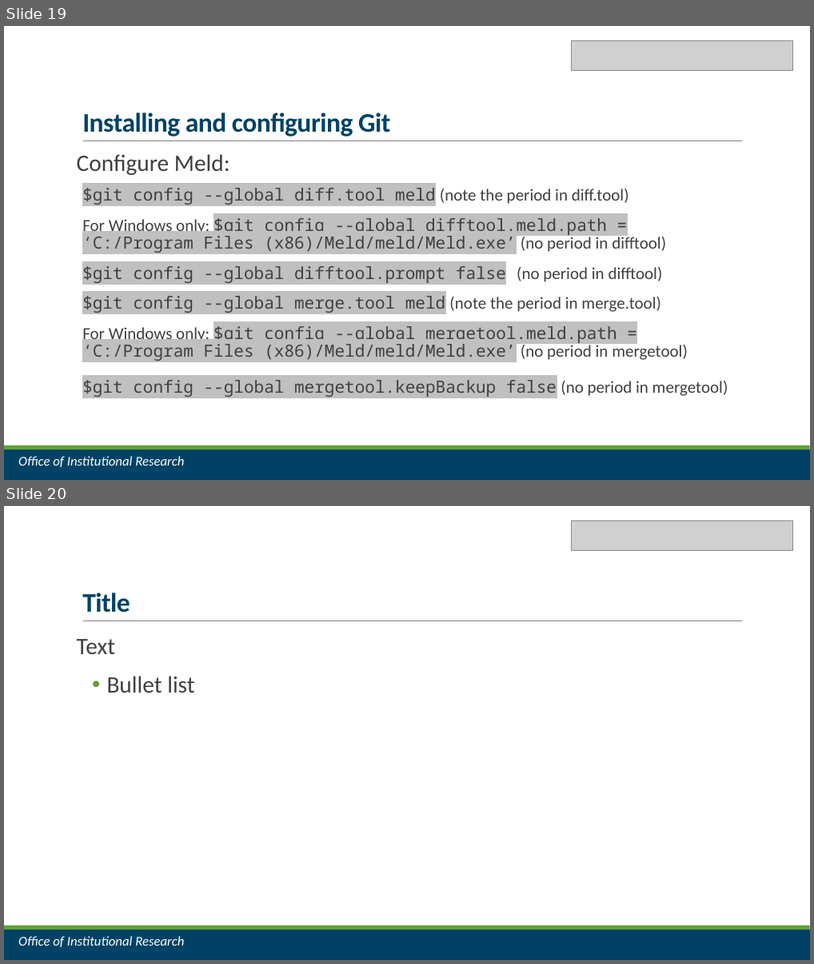
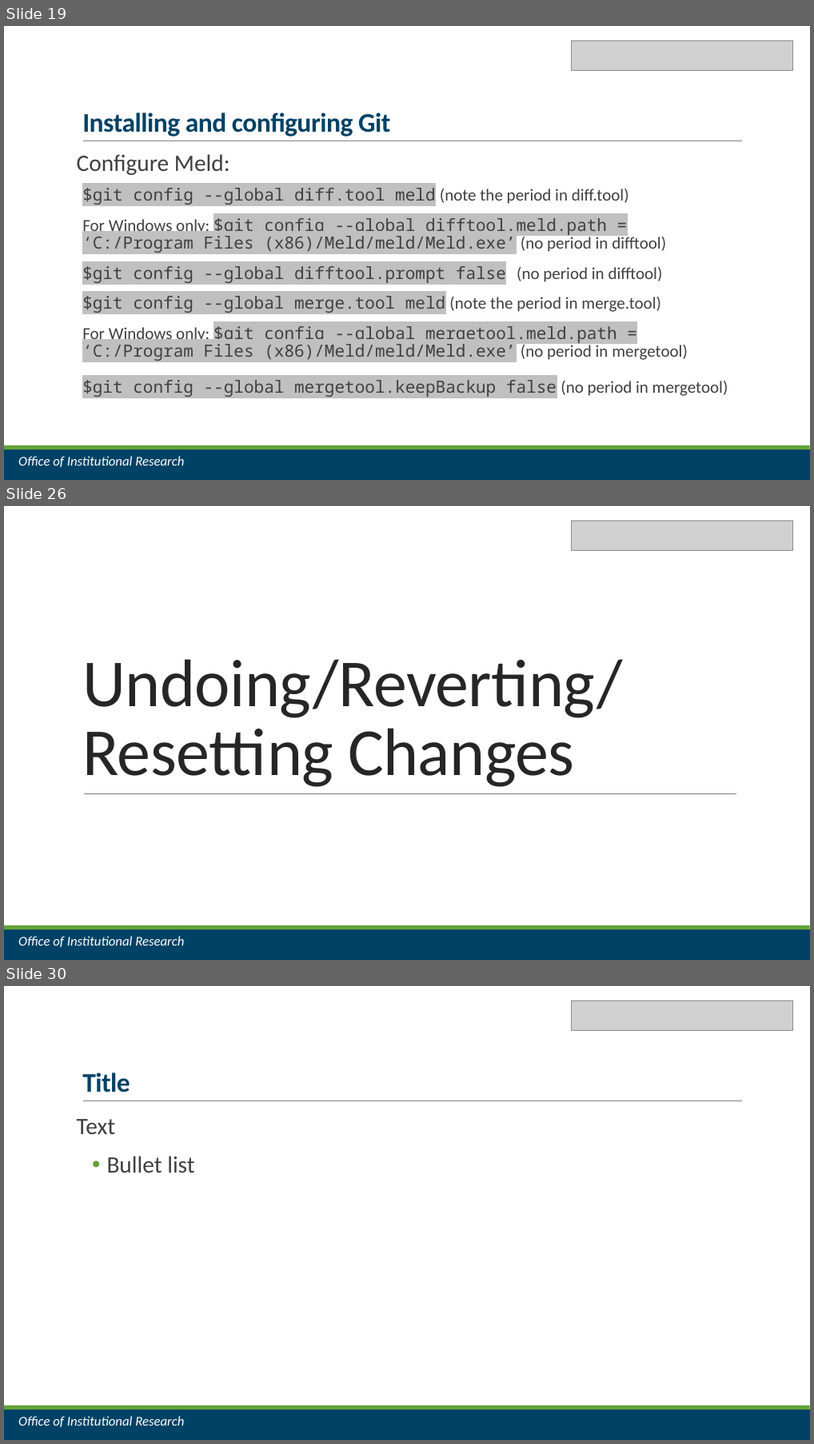
Before and after one commit to jrf1111/Do-You-Git-It-Now, a slide deck: Do You Git It Now.pptx. Shown one above the other, each under a label of ours: slides 19 and 20 before the commit, slides 19, 26 and 30 after it; the slides between them are not shown. The pictures are 814x964 and 814x1444 pixels, drawn with LibreOffice and Linux fonts; fonts in the diff are those of the drawing; grey boxes stand for pictures. Boxes give left, top, right and bottom in pixels: in the first picture for what was removed or moved away, otherwise in the second. Text is boxed around its words. In the diff, an @@ line names an element or a change of style, - is before the commit and + after.

```diff
--- a/Do You Git It Now.pptx
+++ b/Do You Git It Now.pptx
@@ slide 26 added at <box>4,506,810,960</box>, background #FFFFFF; not listed: 2 template elements that a slide beside it also shows @@
@@ picture added at <box>572,520,794,550</box> @@
@@ title added at <box>82,659,623,787</box>, 80 pt, text #262626 @@
+Undoing/Reverting/
+Resetting Changes
@@ line added from (84, 793) to (738, 793), #808080 0.5 pt @@
@@ text added at <box>18,936,184,947</box>, 16 pt, text #FFFFFF, italic @@
+Office of Institutional Research
@@ what was slide 20 is now slide 30 @@
```
Also in this commit, not shown: 2 slides changed, 8 other slides added, 1 other file.
